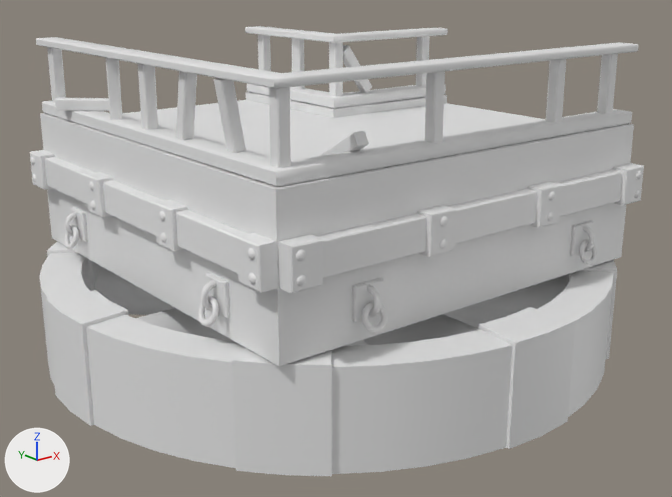
Before and after pictures for a commit that changed the FBX model Assets/Static_Mesh/SM_Bridge_02.FBX.
Both versions are drawn from a 50 mm lens placed at (-5.09, -6.48, 1.45), pointed at (-0.03, -0.17, -1.08). Arrows for +X, +Y and +Z are at lower left; the lights stay in place.
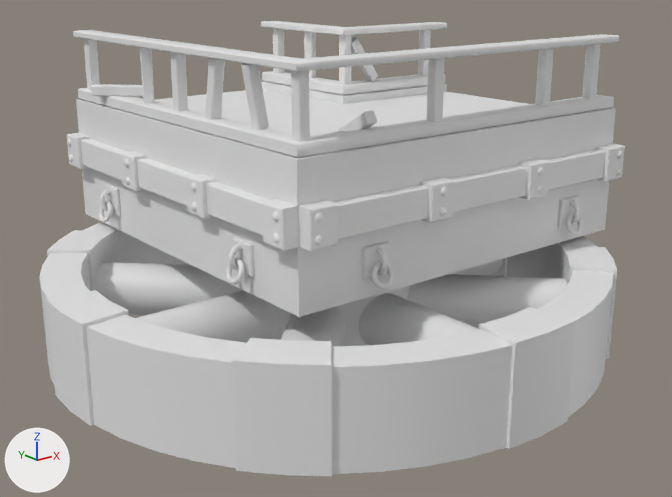
Changed parts and their boxes [x1, y1, x2, y2] in the pictures (672 x 497 px; the box of a moved part takes in the faces that stretch with it):
'Plane011', reshaped
    before: [30, 26, 644, 476]
    after: [40, 21, 625, 476]
part 1 of me_mesh, moved or reshaped
    before: [40, 92, 634, 366]
    after: [76, 81, 616, 317]
part 2 of me_mesh, moved or reshaped
    before: [247, 84, 446, 108]
    after: [262, 71, 445, 95]
part 3 of me_mesh, moved or reshaped
    before: [245, 26, 448, 43]
    after: [261, 21, 447, 35]
part 4 of me_mesh, moved or reshaped
    before: [42, 101, 632, 187]
    after: [78, 88, 614, 158]
part 5 of me_mesh, moved or reshaped
    before: [36, 37, 639, 89]
    after: [73, 30, 619, 72]
part 6 of me_mesh, moved or reshaped
    before: [45, 157, 95, 204]
    after: [81, 139, 128, 180]
part 7 of me_mesh, moved or reshaped
    before: [30, 150, 55, 190]
    after: [67, 133, 90, 169]
part 8 of me_mesh, moved or reshaped
    before: [30, 157, 35, 165]
    after: [67, 139, 71, 146]
part 9 of me_mesh, moved or reshaped
    before: [32, 174, 36, 183]
    after: [69, 155, 73, 162]
part 10 of me_mesh, moved or reshaped
    before: [70, 207, 88, 242]
    after: [105, 184, 121, 216]
part 11 of me_mesh, moved or reshaped
    before: [64, 212, 77, 237]
    after: [100, 189, 111, 211]
part 12 of me_mesh, moved or reshaped
    before: [64, 225, 79, 249]
    after: [99, 201, 113, 222]
part 13 of me_mesh, moved or reshaped
    before: [103, 180, 165, 236]
    after: [137, 158, 193, 206]
part 14 of me_mesh, moved or reshaped
    before: [85, 172, 114, 217]
    after: [121, 151, 147, 191]
part 15 of me_mesh, moved or reshaped
    before: [89, 181, 94, 191]
    after: [124, 159, 129, 167]
part 16 of me_mesh, moved or reshaped
    before: [90, 201, 96, 210]
    after: [125, 177, 130, 185]
part 17 of me_mesh, moved or reshaped
    before: [176, 210, 248, 274]
    after: [206, 182, 270, 236]
part 18 of me_mesh, moved or reshaped
    before: [154, 200, 188, 251]
    after: [186, 173, 216, 219]
part 19 of me_mesh, moved or reshaped
    before: [159, 211, 165, 221]
    after: [190, 182, 196, 192]
part 20 of me_mesh, moved or reshaped
    before: [160, 233, 167, 243]
    after: [191, 202, 197, 211]
part 21 of me_mesh, moved or reshaped
    before: [237, 233, 278, 293]
    after: [262, 199, 298, 250]
part 22 of me_mesh, moved or reshaped
    before: [247, 248, 255, 260]
    after: [272, 211, 279, 222]
part 23 of me_mesh, moved or reshaped
    before: [248, 273, 256, 285]
    after: [272, 233, 279, 244]
part 24 of me_mesh, moved or reshaped
    before: [206, 273, 230, 318]
    after: [233, 237, 255, 277]

Patch to the scene script:
```diff
--- a/Assets/Static_Mesh/SM_Bridge_02.FBX.py
+++ b/Assets/Static_Mesh/SM_Bridge_02.FBX.py
@@ me_mesh @@
 me_mesh.from_pydata(...)  # 5208 vertices, 9142 faces; spans x -2.58..2.58, y -2.58..2.58, z -1.96..0.75
+# me_mesh part 1: the loose piece of 64 vertices spanning x -1.87..1.87, y -1.87..1.87, z -1.11..0.08 is moved by (0.63, 0.63, 0.0)
+# me_mesh part 2: the loose piece of 32 vertices spanning x 0.39..1.87, y 0.4..1.87, z 0.08..0.19 is moved by (0.63, 0.63, 0.0)
+# me_mesh part 3: the loose piece of 32 vertices spanning x 0.39..1.87, y 0.4..1.87, z 0.69..0.75 is moved by (0.63, 0.63, 0.0)
+# me_mesh part 4: the loose piece of 32 vertices spanning x -1.85..1.87, y -1.84..1.87, z 0.08..0.19 is moved by (0.63, 0.63, 0.0)
+# me_mesh part 5: the loose piece of 32 vertices spanning x -1.85..1.87, y -1.84..1.87, z 0.69..0.75 is moved by (0.63, 0.63, 0.0)
+# me_mesh part 6: the loose piece of 12 vertices spanning x -1.97..-1.87, y 0.67..1.75, z -0.54..-0.28 is moved by (0.63, 0.63, 0.0)
+# me_mesh part 7: the loose piece of 12 vertices spanning x -2.01..-1.87, y 1.61..1.87, z -0.57..-0.26 is moved by (0.63, 0.63, 0.0)
+# me_mesh part 8: the loose piece of 73 vertices spanning x -2.03..-2.01, y 1.76..1.84, z -0.37..-0.29 is moved by (0.63, 0.63, 0.0)
+# me_mesh part 9: the loose piece of 73 vertices spanning x -2.03..-2.01, y 1.76..1.84, z -0.53..-0.45 is moved by (0.63, 0.63, 0.0)
+# me_mesh part 10: the loose piece of 12 vertices spanning x -1.91..-1.87, y 1.03..1.29, z -0.95..-0.69 is moved by (0.63, 0.63, 0.0)
+# me_mesh part 11: the loose piece of 156 vertices spanning x -2.02..-1.91, y 1.14..1.19, z -0.93..-0.7 is moved by (0.63, 0.63, 0.0)
+# me_mesh part 12: the loose piece of 288 vertices spanning x -2.02..-1.92, y 1.06..1.27, z -1.02..-0.82 is moved by (0.63, 0.63, 0.0)
+# me_mesh part 13: the loose piece of 12 vertices spanning x -1.97..-1.87, y -0.53..0.55, z -0.54..-0.28 is moved by (0.63, 0.63, 0.0)
+# me_mesh part 14: the loose piece of 12 vertices spanning x -2.01..-1.87, y 0.41..0.67, z -0.57..-0.26 is moved by (0.63, 0.63, 0.0)
+# me_mesh part 15: the loose piece of 73 vertices spanning x -2.03..-2.01, y 0.5..0.58, z -0.37..-0.29 is moved by (0.63, 0.63, 0.0)
+# me_mesh part 16: the loose piece of 73 vertices spanning x -2.03..-2.01, y 0.5..0.58, z -0.53..-0.45 is moved by (0.63, 0.63, 0.0)
+# me_mesh part 17: the loose piece of 12 vertices spanning x -1.97..-1.87, y -1.71..-0.63, z -0.54..-0.28 is moved by (0.63, 0.63, 0.0)
+# me_mesh part 18: the loose piece of 12 vertices spanning x -2.01..-1.87, y -0.77..-0.51, z -0.57..-0.26 is moved by (0.63, 0.63, 0.0)
+# me_mesh part 19: the loose piece of 73 vertices spanning x -2.03..-2.01, y -0.68..-0.6, z -0.37..-0.29 is moved by (0.63, 0.63, 0.0)
+# me_mesh part 20: the loose piece of 73 vertices spanning x -2.03..-2.01, y -0.68..-0.6, z -0.53..-0.45 is moved by (0.63, 0.63, 0.0)
+# me_mesh part 21: the loose piece of 12 vertices spanning x -2.01..-1.87, y -1.87..-1.61, z -0.57..-0.26 is moved by (0.63, 0.63, 0.0)
+# me_mesh part 22: the loose piece of 73 vertices spanning x -2.03..-2.01, y -1.83..-1.75, z -0.37..-0.29 is moved by (0.63, 0.63, 0.0)
+# me_mesh part 23: the loose piece of 73 vertices spanning x -2.03..-2.01, y -1.83..-1.75, z -0.53..-0.45 is moved by (0.63, 0.63, 0.0)
+# me_mesh part 24: the loose piece of 12 vertices spanning x -1.91..-1.87, y -1.29..-1.03, z -0.95..-0.69 is moved by (0.63, 0.63, 0.0)
+# me_mesh part 25: the loose piece of 156 vertices spanning x -2.02..-1.91, y -1.18..-1.13, z -0.93..-0.7 is moved by (0.63, 0.63, 0.0)
+# me_mesh part 26: the loose piece of 288 vertices spanning x -2.02..-1.92, y -1.26..-1.05, z -1.02..-0.82 is moved by (0.63, 0.63, 0.0)
+# me_mesh part 27: 39 loose pieces with 2280 vertices, spanning x -1.95..1.88, y -2.03..1.77, z -1.02..0.7, are deleted
+# me_mesh part 28: 1756 vertices added at x -1.33..2.51, y -1.41..2.4, z -1.02..0.7
+# me_mesh part 29: 492 vertices added at x 1.08..2.31, y 1.08..1.4, z -0.73..0.69
+# me_mesh part 30: 32 vertices added at x 1.07..1.19, y 1.67..2.37, z 0.19..0.69
```
